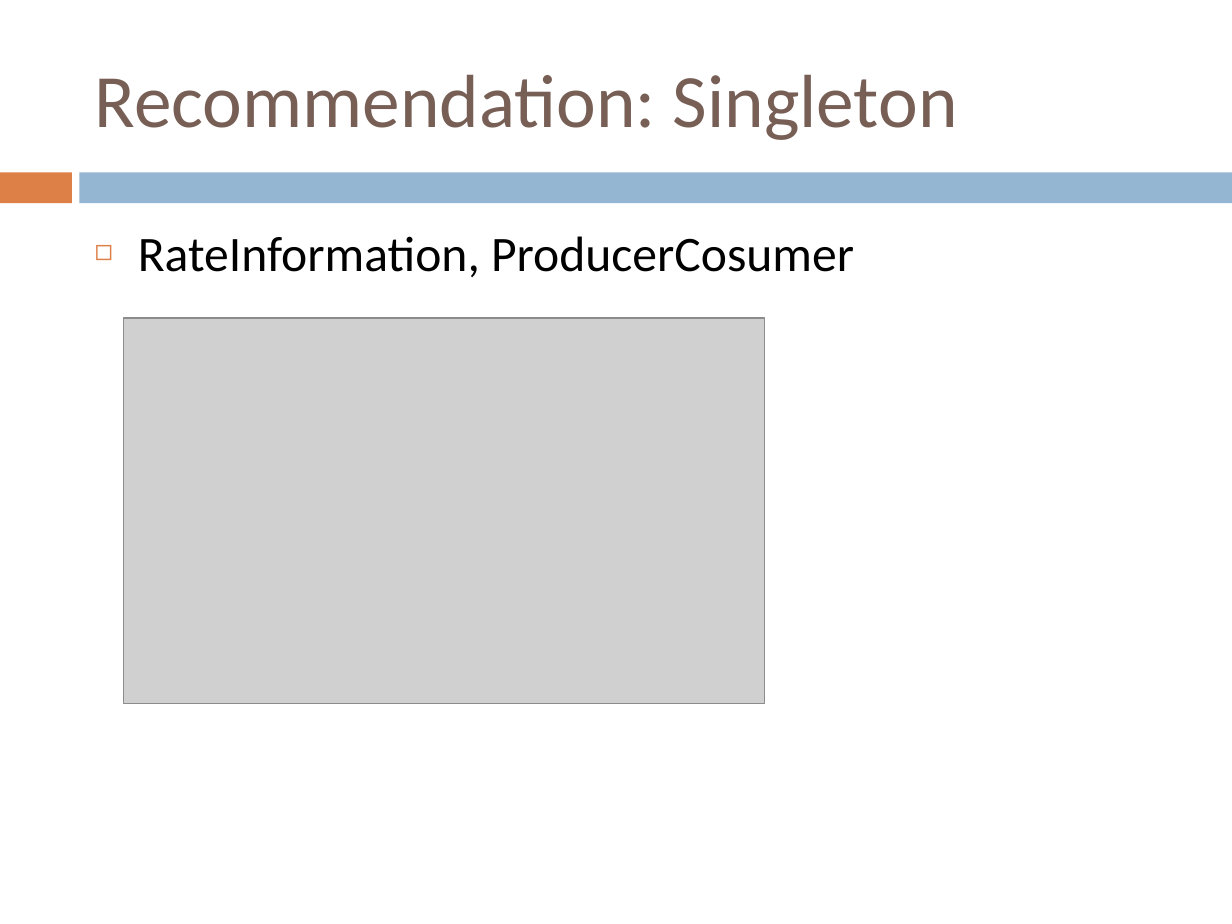
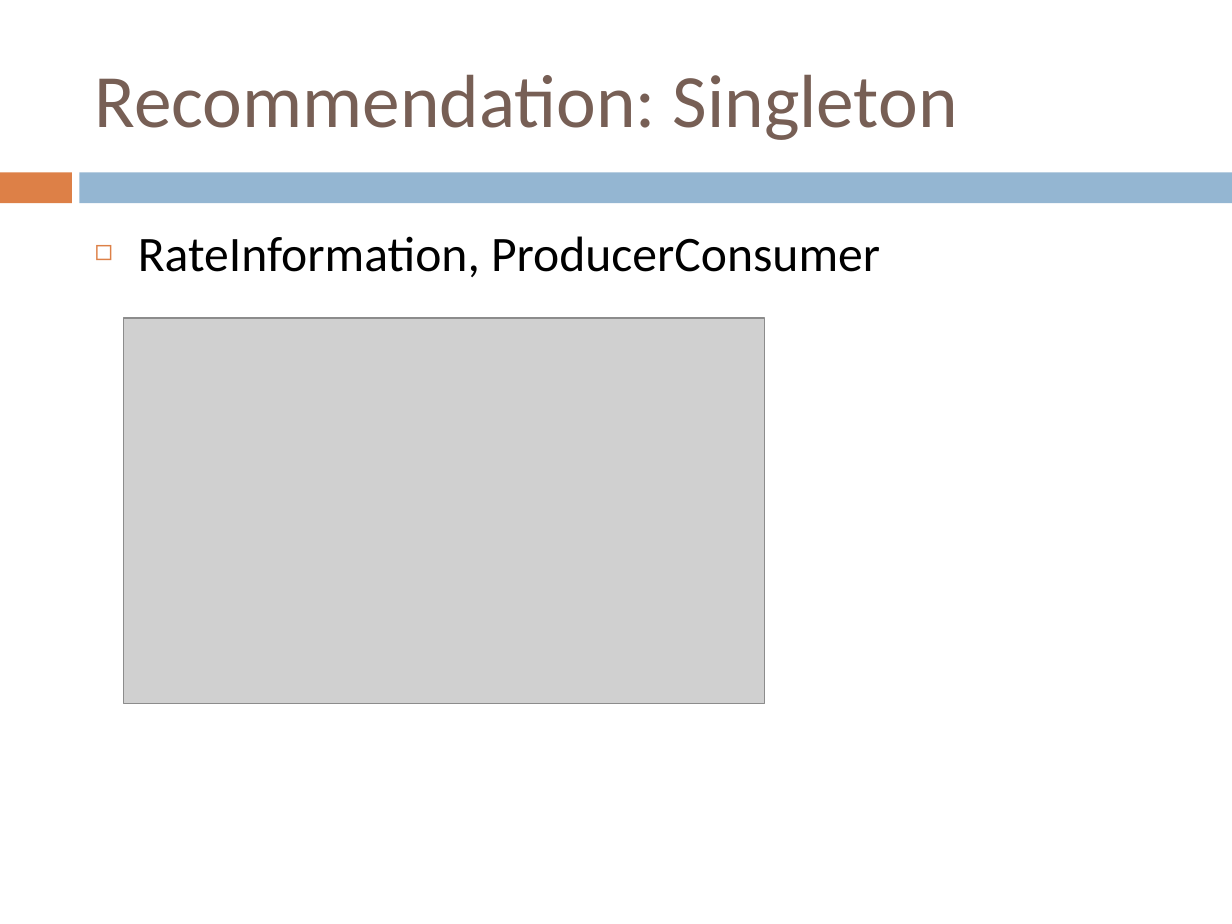
Before and after one commit to yangquan1982/ASD, a slide deck: slide 12 of Document/yuzhou.pptx (slide 10 before the commit). Drawn at 1232x924 pixels with LibreOffice and Linux fonts; fonts in the diff are those of the drawing; grey boxes stand for pictures. Boxes give left, top, right and bottom in pixels: in the first picture for what was removed or moved away, otherwise in the second. Text is boxed around its words. In the diff, an @@ line names an element or a change of style, - is before the commit and + after.

Commit message:
My ppt

```diff
--- a/Document/yuzhou.pptx
+++ b/Document/yuzhou.pptx
@@ text at (x1=138, y1=236, x2=880, y2=277): text changed @@
-◻ RateInformation, ProducerCosumer
+◻ RateInformation, ProducerConsumer
```
Also in this commit, not shown: 1 other slide changed, 2 slides added.
